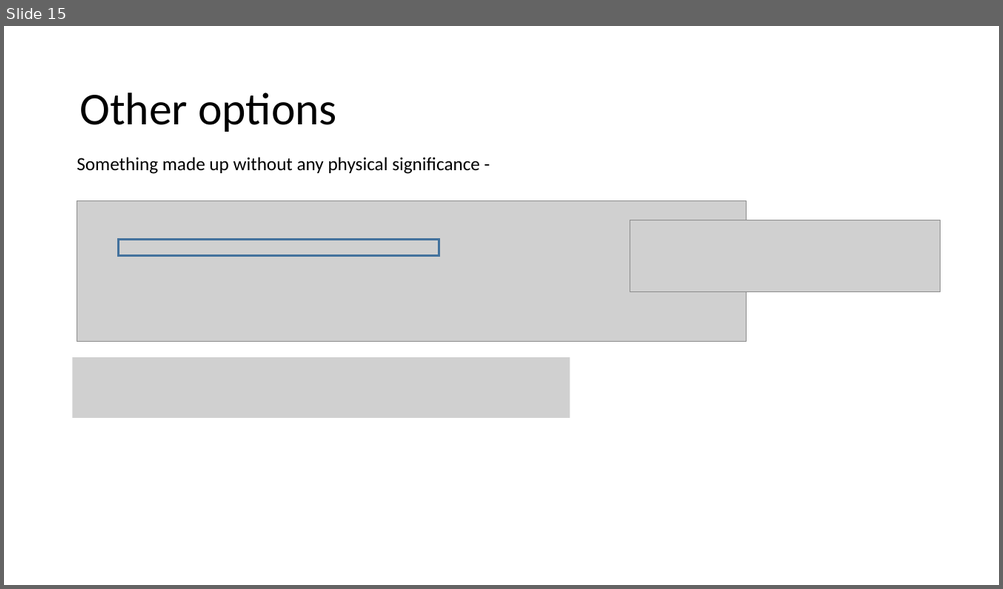
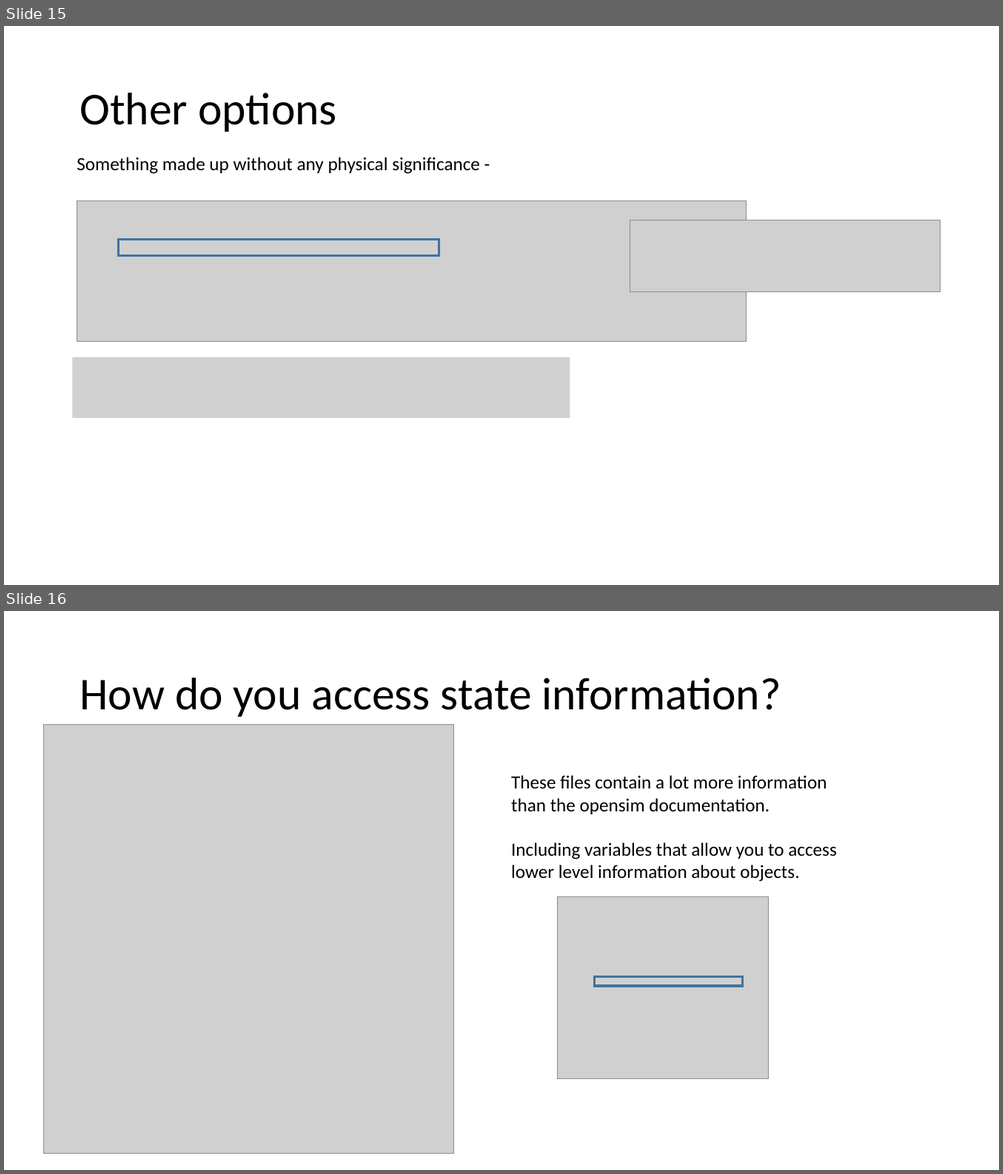
Before and after one commit to v9joshi/Moco-custom-goal, a slide deck: Tutorial.pptx. Shown one above the other, each under a label of ours: slide 15 before the commit, slides 15 and 16 after it. The pictures are 1003x589 and 1003x1174 pixels, drawn with LibreOffice and Linux fonts; fonts in the diff are those of the drawing; grey boxes stand for pictures. Boxes give left, top, right and bottom in pixels: in the first picture for what was removed or moved away, otherwise in the second. Text is boxed around its words. In the diff, an @@ line names an element or a change of style, - is before the commit and + after.

Commit message:
Minor powerpoint updates
Moved a slide around, changed some text.

```diff
--- a/Tutorial.pptx
+++ b/Tutorial.pptx
@@ slide 16 added at <box>4,611,999,1170</box>, background #FFFFFF @@
@@ title added at <box>79,678,781,717</box>, 44 pt, text #000000 @@
+How do you access state information?
@@ picture added at <box>43,725,454,1154</box> @@
@@ text added at <box>511,775,836,882</box>, 18 pt, text #000000 @@
+These files contain a lot more information
+than the opensim documentation.
+Including variables that allow you to access
+lower level information about objects.
@@ picture added at <box>558,897,768,1079</box> @@
@@ rectangle added at <box>595,977,742,986</box>, outline #43739E 2.25 pt @@
```
Also in this commit, not shown: 3 slides changed.
